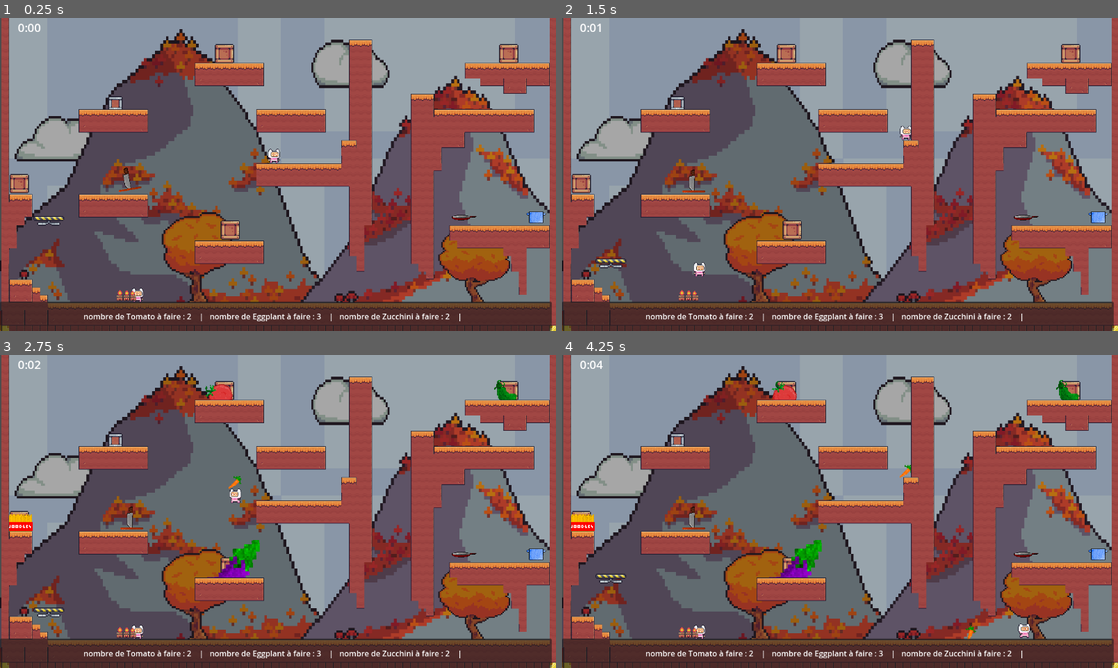
Above: before the commit, frames 1-4 (two rows, left to right).
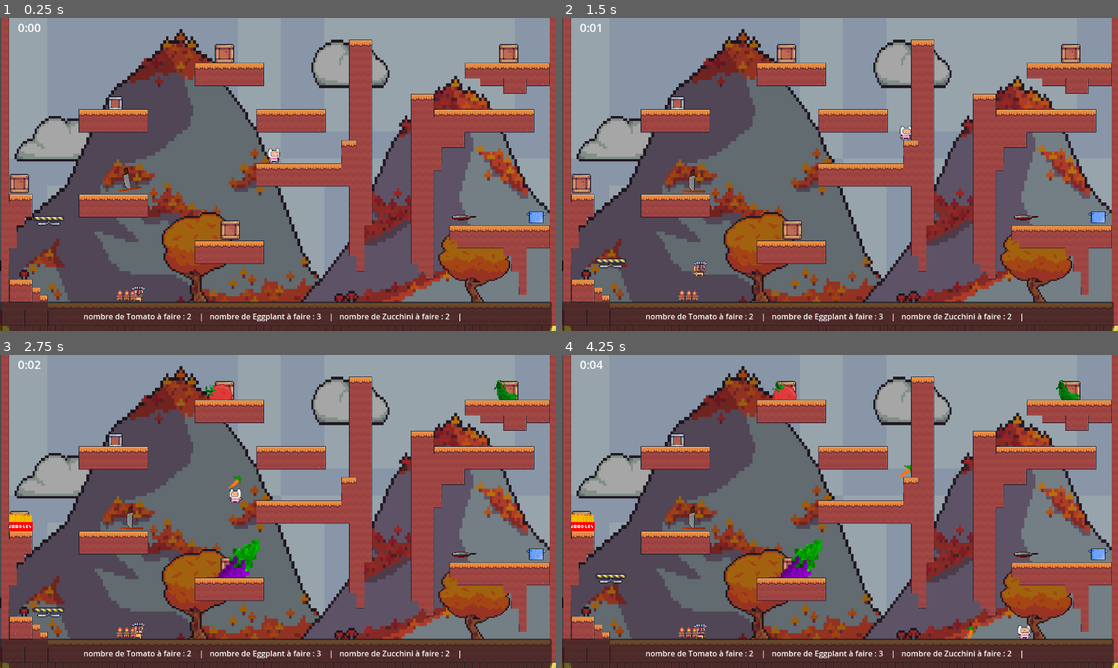
Above: after the commit, the same moments.

Repository: queer-frogs/undercooked
Game: Godot game, scene res://node.tscn
Two runs of this game, one before a commit and one after it. Both use one fixed random seed, a clock stepped at 60 frames per second and the inputs below.
Inputs:
- Up to frame 1 (0.25 s): no input
- Up to frame 2 (1.5 s): hold Right (move_right_1) from 0.53 s (still down); tap Alt (dash_1) at 0.6 s; tap Shift (jump_1) at 0.77 s; tap Q (dash_2) at 1.35 s
- Up to frame 3 (2.75 s): tap Shift (jump_1) at 1.52 s; release Right (move_right_1) at 2.03 s; hold Left (move_left_1) from 2.03 s (still down); tap E (interact_1) at 2.1 s
- Up to frame 4 (4.25 s): release Left (move_left_1) at 2.78 s; hold Right (move_right_1) from 2.78 s (still down); tap U (interact_2) at 2.85 s; tap Shift (jump_1) at 3.02, 3.77 s; tap Alt (dash_1) at 3.6 s

The runs differ from the first frame. In frame 1, 0.1% of the frame differs, in the area x 23-51%, y 41-91%; in frame 2, less than 0.1%; in frame 3, less than 0.1%; in frame 4, 0.2%, in the area x 23-85%, y 85-91%.

Commit message:
all visual features

Diff:
--- a/main_character.gd
+++ b/main_character.gd
@@ -23,6 +23,11 @@
 @export var input_dash : String = "dash_1"
 
 @export var interact : String = "interact_1"
+
+@export var sprite_idle : String = "default"
+@export var sprite_jump : String = "jump"
+@export var sprite_run : String = "run"
+@export var sprite_wall_jump : String = "wall_jump"
 
 @onready var sprite_2d = $Sprite2D
 
@@ -172,18 +177,17 @@
 		start_jump_buffer_timer()
 		if (not can_hold_jump and can_ground_jump()) or can_double_jump() or can_wall_jump():
 			jump()
-			sprite_2d.animation="jump"
+			sprite_2d.animation = sprite_jump
 
 	if Input.is_action_just_released(input_jump):
 		holding_jump = false
 
 
 func _physics_process(delta):
-	sprite_2d.animation="default"
 	if velocity.x > 1 || velocity.x < -1 :
-		sprite_2d.animation="run"
+		sprite_2d.animation= sprite_run
 	else :
-		sprite_2d.animation="default"
+		sprite_2d.animation= sprite_idle
 	if is_coyote_timer_running() or current_jump_type == JumpType.NONE:
 		jumps_left = max_jump_amount
 		number_of_dash = max_dash_amount
@@ -209,12 +213,12 @@
 
 		if can_ground_jump() and can_hold_jump:
 			jump()
-			sprite_2d.animation="jump"
+			sprite_2d.animation= sprite_jump
 	# Cannot do this in _input because it needs to be checked every frame
 	if Input.is_action_pressed(input_jump):
 		if can_ground_jump() and can_hold_jump:
 			jump()
-			sprite_2d.animation="jump"
+			sprite_2d.animation=sprite_jump
 
 	var gravity = apply_gravity_multipliers_to(default_gravity)
 	acc.y = gravity
@@ -330,7 +334,7 @@
 		# If your first jump is used in the air, an additional jump will be taken away.
 		jumps_left -= 1
 
-	sprite_2d.animation="wall_jump"
+	sprite_2d.animation = sprite_wall_jump
 	velocity.y = -double_jump_velocity
 	if facing_left:
 		velocity.x = max_acceleration*0.3
--- a/main_character.tscn
+++ b/main_character.tscn
@@ -1,10 +1,14 @@
-[gd_scene load_steps=37 format=3 uid="uid://bpykeyknnfm0b"]
+[gd_scene load_steps=70 format=3 uid="uid://bpykeyknnfm0b"]
 
 [ext_resource type="Texture2D" uid="uid://dagkmdo0gm8j5" path="res://Jump (32x32).png" id="1_3e518"]
 [ext_resource type="Script" path="res://main_character.gd" id="1_6r4hc"]
 [ext_resource type="Texture2D" uid="uid://c0j16ujclpusl" path="res://Idle (32x32).png" id="2_roxc4"]
+[ext_resource type="Texture2D" uid="uid://dvw64pj0qvoo8" path="res://assets_temporaires/Main Characters/Mask Dude/Idle (32x32).png" id="3_mtjoj"]
 [ext_resource type="Texture2D" uid="uid://cvyddi83ddgm6" path="res://Run (32x32).png" id="4_6568r"]
 [ext_resource type="Texture2D" uid="uid://djwyfdxrdt8wt" path="res://Wall Jump (32x32).png" id="5_gu36a"]
+[ext_resource type="Texture2D" uid="uid://chxci7yu617cl" path="res://assets_temporaires/Main Characters/Mask Dude/Jump (32x32).png" id="5_jpx3l"]
+[ext_resource type="Texture2D" uid="uid://b4ww1v7fru5lj" path="res://assets_temporaires/Main Characters/Mask Dude/Run (32x32).png" id="7_my70v"]
+[ext_resource type="Texture2D" uid="uid://c3j0m1risqite" path="res://assets_temporaires/Main Characters/Mask Dude/Wall Jump (32x32).png" id="9_3pbrx"]
 
 [sub_resource type="AtlasTexture" id="AtlasTexture_ddhdp"]
 atlas = ExtResource("2_roxc4")
@@ -48,12 +52,60 @@
 
 [sub_resource type="AtlasTexture" id="AtlasTexture_yi5kx"]
 atlas = ExtResource("2_roxc4")
+region = Rect2(320, 0, 32, 32)
+
+[sub_resource type="AtlasTexture" id="AtlasTexture_mjsxa"]
+atlas = ExtResource("3_mtjoj")
+region = Rect2(0, 0, 32, 32)
+
+[sub_resource type="AtlasTexture" id="AtlasTexture_j1hu3"]
+atlas = ExtResource("3_mtjoj")
+region = Rect2(32, 0, 32, 32)
+
+[sub_resource type="AtlasTexture" id="AtlasTexture_wo8hn"]
+atlas = ExtResource("3_mtjoj")
+region = Rect2(64, 0, 32, 32)
+
+[sub_resource type="AtlasTexture" id="AtlasTexture_50uwn"]
+atlas = ExtResource("3_mtjoj")
+region = Rect2(96, 0, 32, 32)
+
+[sub_resource type="AtlasTexture" id="AtlasTexture_ys782"]
+atlas = ExtResource("3_mtjoj")
+region = Rect2(128, 0, 32, 32)
+
+[sub_resource type="AtlasTexture" id="AtlasTexture_5jda4"]
+atlas = ExtResource("3_mtjoj")
+region = Rect2(160, 0, 32, 32)
+
+[sub_resource type="AtlasTexture" id="AtlasTexture_yf5g3"]
+atlas = ExtResource("3_mtjoj")
+region = Rect2(192, 0, 32, 32)
+
+[sub_resource type="AtlasTexture" id="AtlasTexture_2d8wt"]
+atlas = ExtResource("3_mtjoj")
+region = Rect2(224, 0, 32, 32)
+
+[sub_resource type="AtlasTexture" id="AtlasTexture_r7tel"]
+atlas = ExtResource("3_mtjoj")
+region = Rect2(256, 0, 32, 32)
+
+[sub_resource type="AtlasTexture" id="AtlasTexture_48gex"]
+atlas = ExtResource("3_mtjoj")
+region = Rect2(288, 0, 32, 32)
+
+[sub_resource type="AtlasTexture" id="AtlasTexture_0aiwh"]
+atlas = ExtResource("3_mtjoj")
 region = Rect2(320, 0, 32, 32)
 
 [sub_resource type="AtlasTexture" id="AtlasTexture_imefb"]
 atlas = ExtResource("1_3e518")
 region = Rect2(0, 0, 32, 32)
 
+[sub_resource type="AtlasTexture" id="AtlasTexture_feyxa"]
+atlas = ExtResource("5_jpx3l")
+region = Rect2(0, 0, 32, 32)
+
 [sub_resource type="AtlasTexture" id="AtlasTexture_ipdf1"]
 atlas = ExtResource("4_6568r")
 region = Rect2(0, 0, 32, 32)
@@ -100,6 +152,54 @@
 
 [sub_resource type="AtlasTexture" id="AtlasTexture_r7n6p"]
 atlas = ExtResource("4_6568r")
+region = Rect2(352, 0, 32, 32)
+
+[sub_resource type="AtlasTexture" id="AtlasTexture_34usd"]
+atlas = ExtResource("7_my70v")
+region = Rect2(0, 0, 32, 32)
+
+[sub_resource type="AtlasTexture" id="AtlasTexture_dxceu"]
+atlas = ExtResource("7_my70v")
+region = Rect2(32, 0, 32, 32)
+
+[sub_resource type="AtlasTexture" id="AtlasTexture_8ekqj"]
+atlas = ExtResource("7_my70v")
+region = Rect2(64, 0, 32, 32)
+
+[sub_resource type="AtlasTexture" id="AtlasTexture_5crh6"]
+atlas = ExtResource("7_my70v")
+region = Rect2(96, 0, 32, 32)
+
+[sub_resource type="AtlasTexture" id="AtlasTexture_f27ot"]
+atlas = ExtResource("7_my70v")
+region = Rect2(128, 0, 32, 32)
+
+[sub_resource type="AtlasTexture" id="AtlasTexture_exrxy"]
+atlas = ExtResource("7_my70v")
+region = Rect2(160, 0, 32, 32)
+
+[sub_resource type="AtlasTexture" id="AtlasTexture_llbiw"]
+atlas = ExtResource("7_my70v")
+region = Rect2(192, 0, 32, 32)
+
+[sub_resource type="AtlasTexture" id="AtlasTexture_d215k"]
+atlas = ExtResource("7_my70v")
+region = Rect2(224, 0, 32, 32)
+
+[sub_resource type="AtlasTexture" id="AtlasTexture_nacxl"]
+atlas = ExtResource("7_my70v")
+region = Rect2(256, 0, 32, 32)
+
+[sub_resource type="AtlasTexture" id="AtlasTexture_cy4lx"]
+atlas = ExtResource("7_my70v")
+region = Rect2(288, 0, 32, 32)
+
+[sub_resource type="AtlasTexture" id="AtlasTexture_8cffe"]
+atlas = ExtResource("7_my70v")
+region = Rect2(320, 0, 32, 32)
+
+[sub_resource type="AtlasTexture" id="AtlasTexture_xwo6m"]
+atlas = ExtResource("7_my70v")
 region = Rect2(352, 0, 32, 32)
 
 [sub_resource type="AtlasTexture" id="AtlasTexture_07j8u"]
@@ -122,6 +222,26 @@
 atlas = ExtResource("5_gu36a")
 region = Rect2(128, 0, 32, 32)
 
+[sub_resource type="AtlasTexture" id="AtlasTexture_mv72u"]
+atlas = ExtResource("9_3pbrx")
+region = Rect2(0, 0, 32, 32)
+
+[sub_resource type="AtlasTexture" id="AtlasTexture_owkef"]
+atlas = ExtResource("9_3pbrx")
+region = Rect2(32, 0, 32, 32)
+
+[sub_resource type="AtlasTexture" id="AtlasTexture_q5wpj"]
+atlas = ExtResource("9_3pbrx")
+region = Rect2(64, 0, 32, 32)
+
+[sub_resource type="AtlasTexture" id="AtlasTexture_ysx7o"]
+atlas = ExtResource("9_3pbrx")
+region = Rect2(96, 0, 32, 32)
+
+[sub_resource type="AtlasTexture" id="AtlasTexture_o685l"]
+atlas = ExtResource("9_3pbrx")
+region = Rect2(128, 0, 32, 32)
+
 [sub_resource type="SpriteFrames" id="SpriteFrames_e8kbl"]
 animations = [{
 "frames": [{
@@ -164,10 +284,56 @@
 }, {
 "frames": [{
 "duration": 1.0,
+"texture": SubResource("AtlasTexture_mjsxa")
+}, {
+"duration": 1.0,
+"texture": SubResource("AtlasTexture_j1hu3")
+}, {
+"duration": 1.0,
+"texture": SubResource("AtlasTexture_wo8hn")
+}, {
+"duration": 1.0,
+"texture": SubResource("AtlasTexture_50uwn")
+}, {
+"duration": 1.0,
+"texture": SubResource("AtlasTexture_ys782")
+}, {
+"duration": 1.0,
+"texture": SubResource("AtlasTexture_5jda4")
+}, {
+"duration": 1.0,
+"texture": SubResource("AtlasTexture_yf5g3")
+}, {
+"duration": 1.0,
+"texture": SubResource("AtlasTexture_2d8wt")
+}, {
+"duration": 1.0,
+"texture": SubResource("AtlasTexture_r7tel")
+}, {
+"duration": 1.0,
+"texture": SubResource("AtlasTexture_48gex")
+}, {
+"duration": 1.0,
+"texture": SubResource("AtlasTexture_0aiwh")
+}],
+"loop": true,
+"name": &"default_2",
+"speed": 12.0
+}, {
+"frames": [{
+"duration": 1.0,
 "texture": SubResource("AtlasTexture_imefb")
 }],
 "loop": true,
 "name": &"jump",
+"speed": 6.0
+}, {
+"frames": [{
+"duration": 1.0,
+"texture": SubResource("AtlasTexture_feyxa")
+}],
+"loop": true,
+"name": &"jump_2",
 "speed": 5.0
 }, {
 "frames": [{
@@ -213,6 +379,47 @@
 }, {
 "frames": [{
 "duration": 1.0,
+"texture": SubResource("AtlasTexture_34usd")
+}, {
+"duration": 1.0,
+"texture": SubResource("AtlasTexture_dxceu")
+}, {
+"duration": 1.0,
+"texture": SubResource("AtlasTexture_8ekqj")
+}, {
+"duration": 1.0,
+"texture": SubResource("AtlasTexture_5crh6")
+}, {
+"duration": 1.0,
+"texture": SubResource("AtlasTexture_f27ot")
+}, {
+"duration": 1.0,
+"texture": SubResource("AtlasTexture_exrxy")
+}, {
+"duration": 1.0,
+"texture": SubResource("AtlasTexture_llbiw")
+}, {
+"duration": 1.0,
+"texture": SubResource("AtlasTexture_d215k")
+}, {
+"duration": 1.0,
+"texture": SubResource("AtlasTexture_nacxl")
+}, {
+"duration": 1.0,
+"texture": SubResource("AtlasTexture_cy4lx")
+}, {
+"duration": 1.0,
+"texture": SubResource("AtlasTexture_8cffe")
+}, {
+"duration": 1.0,
+"texture": SubResource("AtlasTexture_xwo6m")
+}],
+"loop": true,
+"name": &"run_2",
+"speed": 12.0
+}, {
+"frames": [{
+"duration": 1.0,
 "texture": SubResource("AtlasTexture_07j8u")
 }, {
 "duration": 1.0,
@@ -229,7 +436,27 @@
 }],
 "loop": true,
 "name": &"wall_jump",
-"speed": 6.0
+"speed": 8.0
+}, {
+"frames": [{
+"duration": 1.0,
+"texture": SubResource("AtlasTexture_mv72u")
+}, {
+"duration": 1.0,
+"texture": SubResource("AtlasTexture_owkef")
+}, {
+"duration": 1.0,
+"texture": SubResource("AtlasTexture_q5wpj")
+}, {
+"duration": 1.0,
+"texture": SubResource("AtlasTexture_ysx7o")
+}, {
+"duration": 1.0,
+"texture": SubResource("AtlasTexture_o685l")
+}],
+"loop": true,
+"name": &"wall_jump_2",
+"speed": 8.0
 }]
 
 [sub_resource type="RectangleShape2D" id="RectangleShape2D_wcmes"]
@@ -243,6 +470,7 @@
 position = Vector2(175, 337)
 scale = Vector2(1.2, 1.2)
 sprite_frames = SubResource("SpriteFrames_e8kbl")
+autoplay = "default"
 
 [node name="CollisionShape2D" type="CollisionShape2D" parent="."]
 position = Vector2(176, 342)
--- a/node.tscn
+++ b/node.tscn
@@ -710,6 +710,10 @@
 input_down = "down_2"
 input_dash = "dash_2"
 interact = "interact_2"
+sprite_idle = "default_2"
+sprite_jump = "jump_2"
+sprite_run = "run_2"
+sprite_wall_jump = "wall_jump_2"
 
 [node name="Plating" parent="." instance=ExtResource("9_f1m3c")]
 position = Vector2(271, 584)
